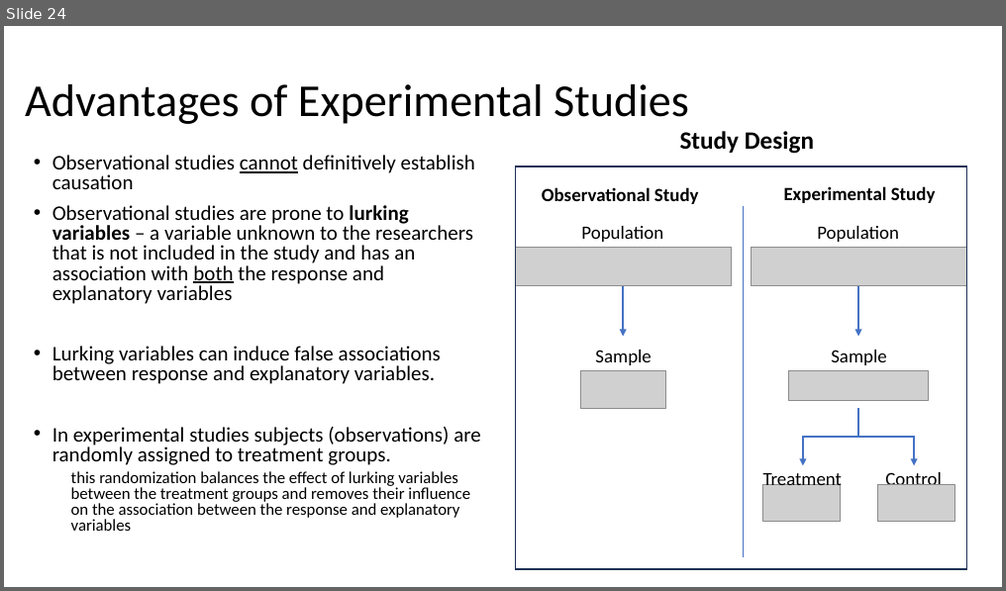
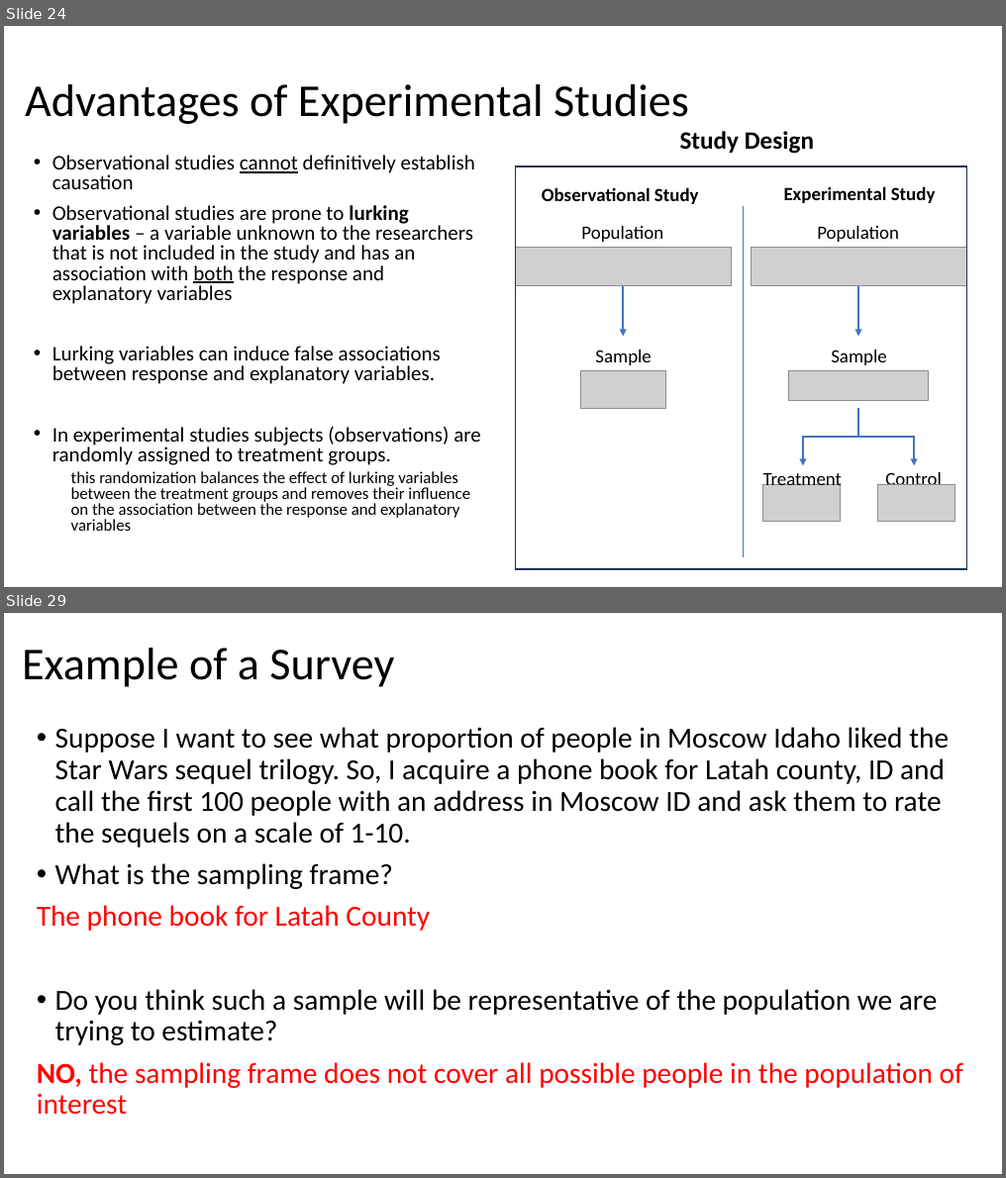
Before and after one commit to Jarred6068/UI_STAT251-03_Spring_2024, a slide deck: docs/lecture_slides/Week 5/Week5_Lecture8_Slides_2_7_2024.pptx. Shown one above the other, each under a label of ours: slide 24 before the commit, slides 24 and 29 after it; the slides between them are not shown. The pictures are 1006x591 and 1006x1178 pixels, drawn with LibreOffice and Linux fonts; fonts in the diff are those of the drawing; grey boxes stand for pictures. Boxes give left, top, right and bottom in pixels: in the first picture for what was removed or moved away, otherwise in the second. Text is boxed around its words. In the diff, an @@ line names an element or a change of style, - is before the commit and + after.

```diff
--- a/docs/lecture_slides/Week 5/Week5_Lecture8_Slides_2_7_2024.pptx
+++ b/docs/lecture_slides/Week 5/Week5_Lecture8_Slides_2_7_2024.pptx
@@ slide 29 added at (4,613,1002,1174), background #FFFFFF @@
@@ title added at (22,648,394,687), 44 pt, text #000000 @@
+Example of a Survey
@@ text added at (37,727,963,1115), 28 pt, text #000000 @@
+• Suppose I want to see what proportion of people in Moscow Idaho liked the Star Wars sequel trilogy. So, I acquire a phone book for Latah county, ID and call the first 100 people with an address in Moscow ID and ask them to rate the sequels on a scale of 1-10.
+• What is the sampling frame?
+The phone book for Latah County
+• Do you think such a sample will be representative of the population we are trying to estimate?
+NO, the sampling frame does not cover all possible people in the population of interest
```
Also in this commit, not shown: 4 slides changed, 23 other slides added, 8 slides removed, 18 other files.
